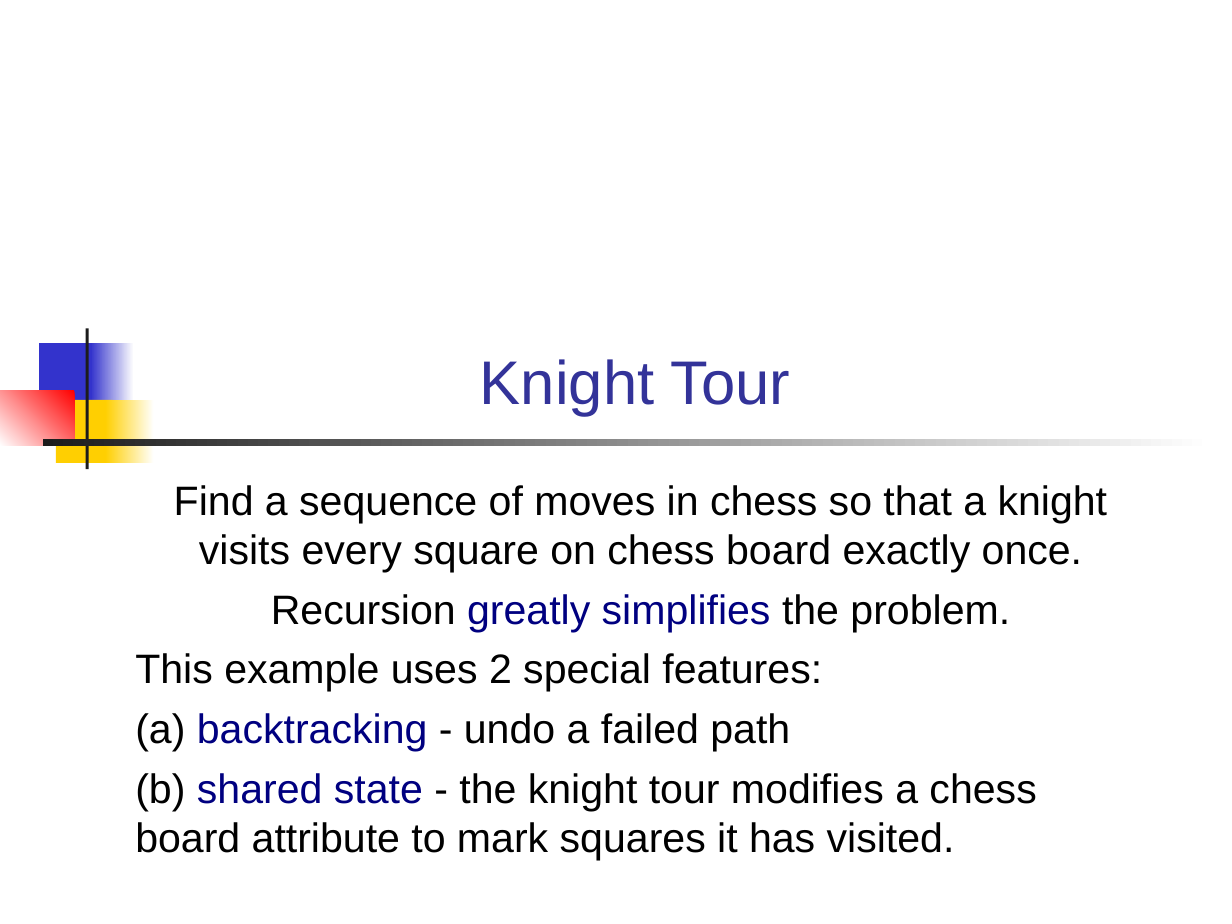
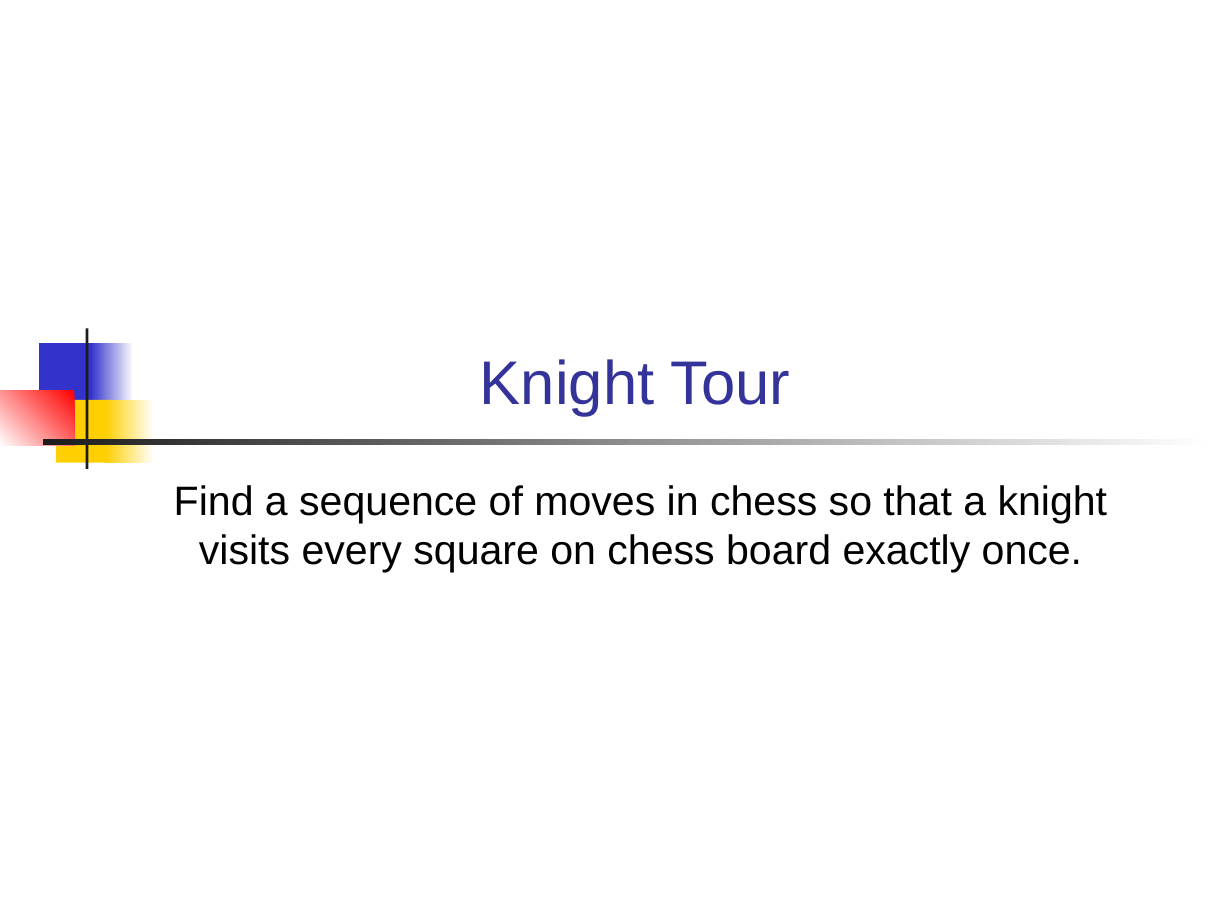
Before and after one commit to skeoop/skeoop.github.io, a slide deck: slide 35 of week8/Recursion.ppt. Drawn at 1232x924 pixels with LibreOffice and Linux fonts; fonts in the diff are those of the drawing. Boxes give left, top, right and bottom in pixels: in the first picture for what was removed or moved away, otherwise in the second. Text is boxed around its words. In the diff, an @@ line names an element or a change of style, - is before the commit and + after.

Commit message:
update recursion slides

```diff
--- a/week8/Recursion.ppt
+++ b/week8/Recursion.ppt
@@ subtitle at (135,594,1036,860): paragraphs removed @@
-Recursion greatly simplifies the problem.
-This example uses 2 special features:
-(a) backtracking - undo a failed path
-(b) shared state - the knight tour modifies a chess board attribute to mark squares it has visited.
```
Also in this commit, not shown: 22 other slides changed, 1 slide added, 4 other files.
